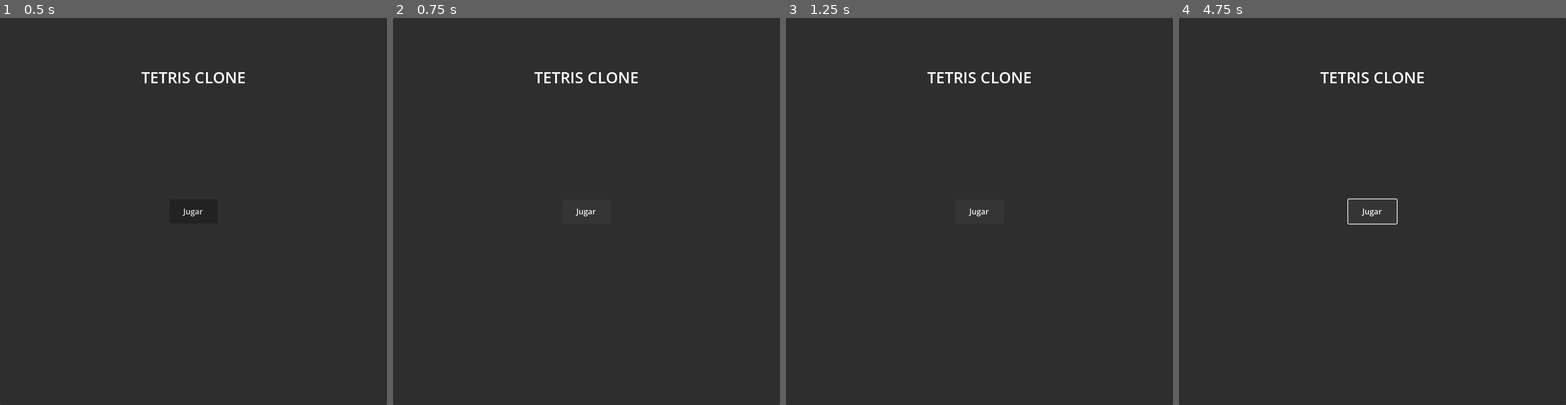
Above: before the commit, frames 1-4 (left to right).
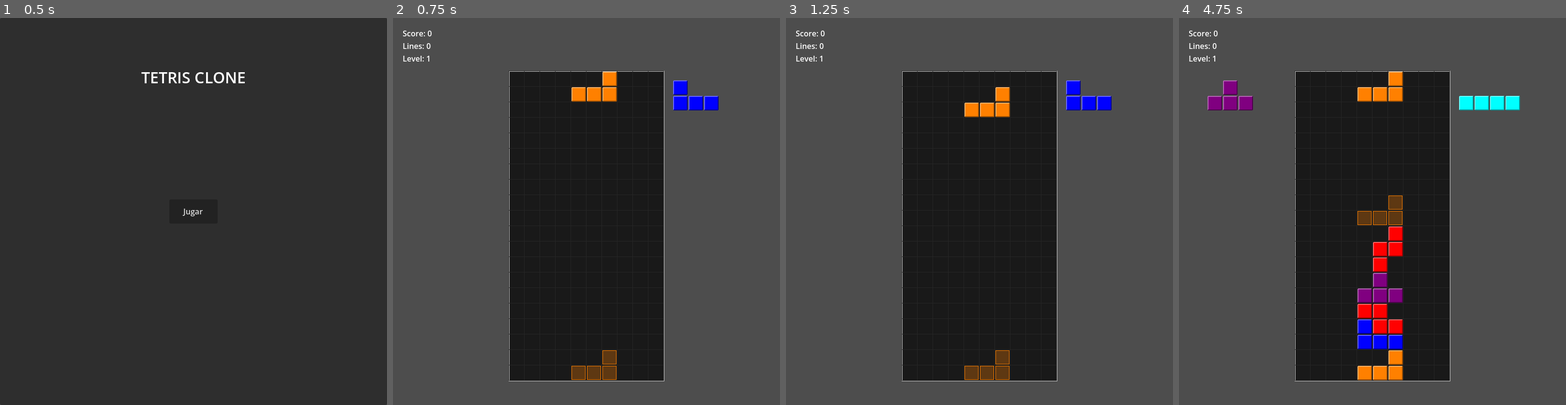
Above: after the commit, the same moments.

Repository: numero18dev/tetris-mobile-web-game
Game: Godot game, scene res://Main.tscn
Same seed, same stepped clock (60 frames per second), same inputs: the game is played once before the commit and once after it.
Inputs (mouse positions are in pixels of both pictures, inside the frame that each line leads up to):
- Up to frame 1 (0.5 s): no input
- Up to frame 2 (0.75 s): click "Jugar" at 0.5 s
- Up to frame 3 (1.25 s): no input
- Up to frame 4 (4.75 s): click (1372, 211) at 1.25 s, where only the run before the commit has a clickable "Jugar"; tap Enter (ui_accept) at 2, 2.27, 2.75, 3.02, 4.52 s; hold Right (ui_right) 2.03-2.78 s; hold C 2.03-2.78 s; hold Down (ui_down) 2.78-3.53 s; tap Shift at 2.85, 4.35 s; hold Right (ui_right) 3.53-4.28 s; hold C 3.53-4.28 s; hold Up (ui_up) from 4.28 s (still down)

Frame 1 is identical in both runs. In frame 2, 70% of the frame differs, in the area x 0-100%, y 0-100%; in frame 3, 70%; in frame 4, 73%.
Error before the commit: Parse Error: Identifier "PRESET_FULL_RECT" not declared in the current scope. (res://Main.gd:72)

Commit message:
Fix PRESET_FULL_RECT error

Diff:
--- a/Main.gd
+++ b/Main.gd
@@ -69,7 +69,7 @@
     # Simple visual effect for line clear
     var flash = ColorRect.new()
     flash.color = Color(1, 1, 1, 0.5)
-    flash.set_anchors_preset(PRESET_FULL_RECT)
+    flash.set_anchors_preset(Control.PRESET_FULL_RECT)
     $CanvasLayer.add_child(flash)
     var tween = create_tween()
     tween.tween_property(flash, "modulate:a", 0.0, 0.2)
